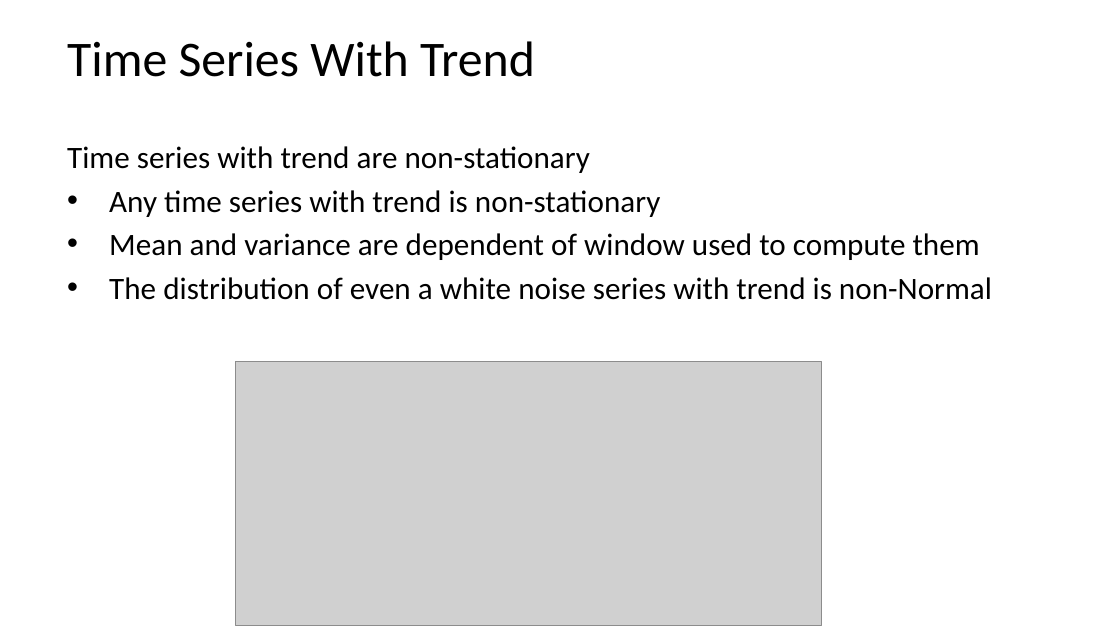
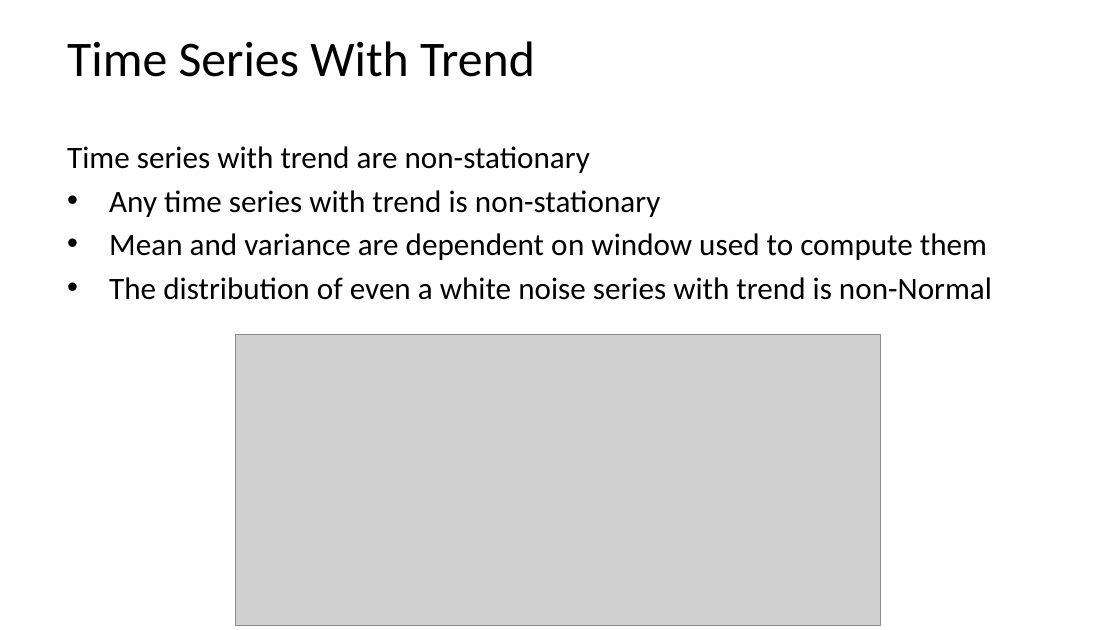
Before and after one commit to StephenElston/CSCI-E-83, a slide deck: slide 35 of LectureSlides/11_PropertiesOfTimeSeries.pptx (slide 32 before the commit). Drawn at 1120x630 pixels with LibreOffice and Linux fonts; fonts in the diff are those of the drawing; grey boxes stand for pictures. Boxes give left, top, right and bottom in pixels: in the first picture for what was removed or moved away, otherwise in the second. Text is boxed around its words. In the diff, an @@ line names an element or a change of style, - is before the commit and + after.

```diff
--- a/LectureSlides/11_PropertiesOfTimeSeries.pptx
+++ b/LectureSlides/11_PropertiesOfTimeSeries.pptx
@@ text at <box>109,233,987,260</box>: text changed @@
-• Mean and variance are dependent of window used to compute them
+• Mean and variance are dependent on window used to compute them
@@ picture: place and size @@
-picture at <box>235,362,821,626</box>
+picture at <box>235,335,880,626</box>
```
Also in this commit, not shown: 21 other slides changed, 9 slides added, 1 slide removed.
